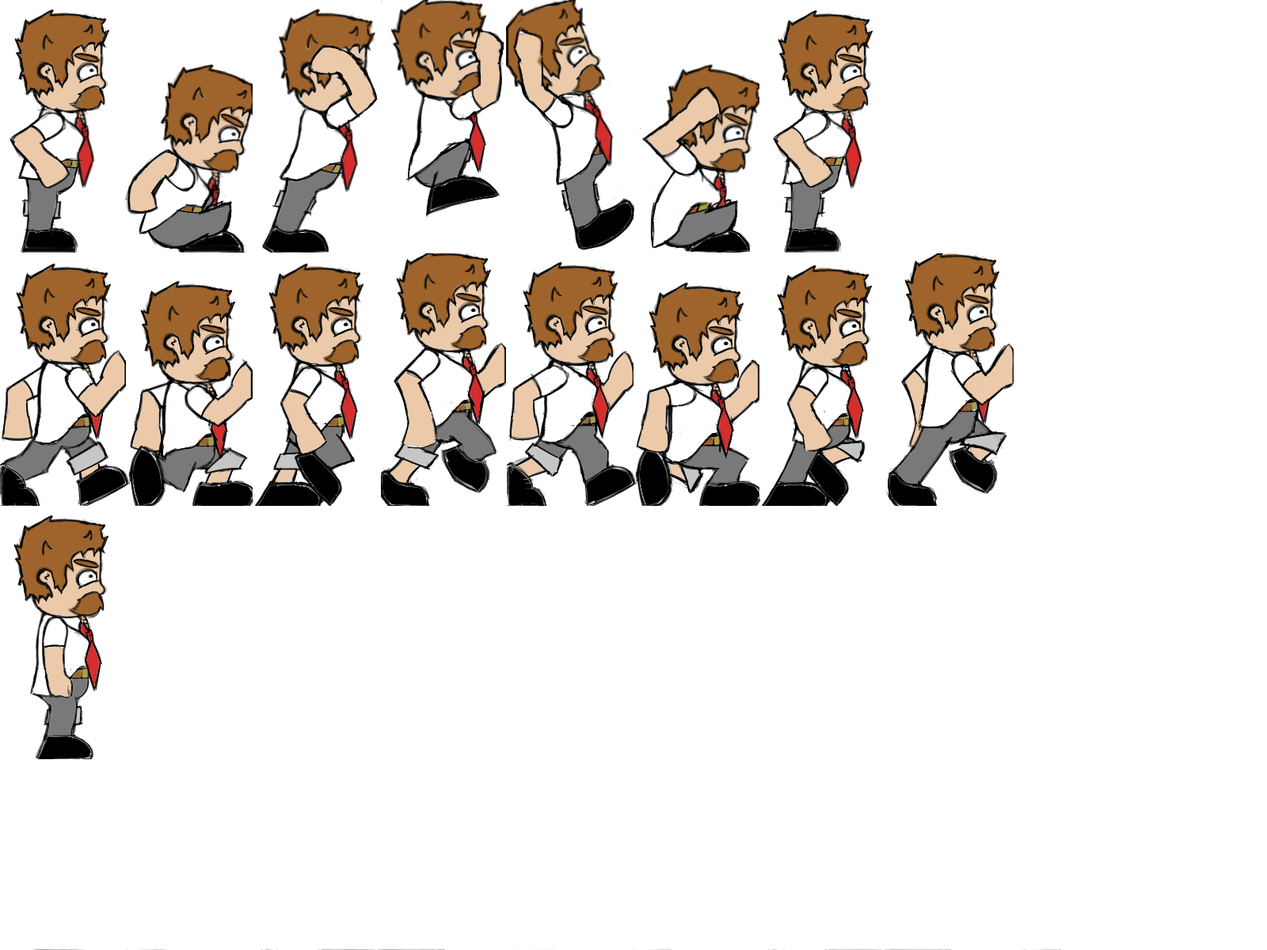
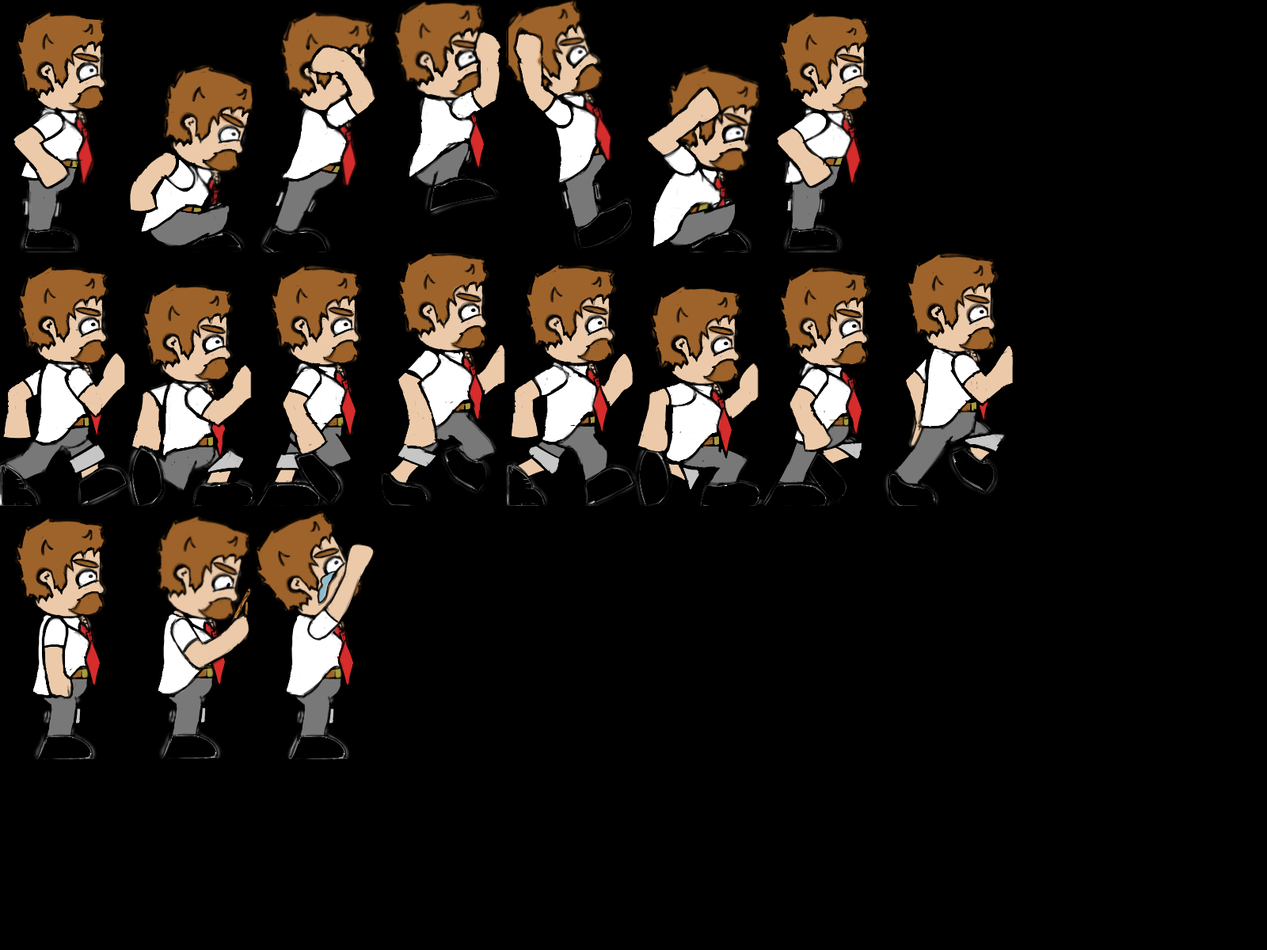
Before/after of a w=1267, h=950 layered artwork. What changed in the layer stack:
added layer "Layer 07" above "Layer 06" over [152, 509, 365, 624]
added layer "Layer 06" above "Layer 05" over [155, 611, 357, 760]
added layer "Layer 05" above "Layer 01 copy" over [33, 0, 1062, 950]
painted on "Layer 01 copy" over [0, 0, 1014, 760]
